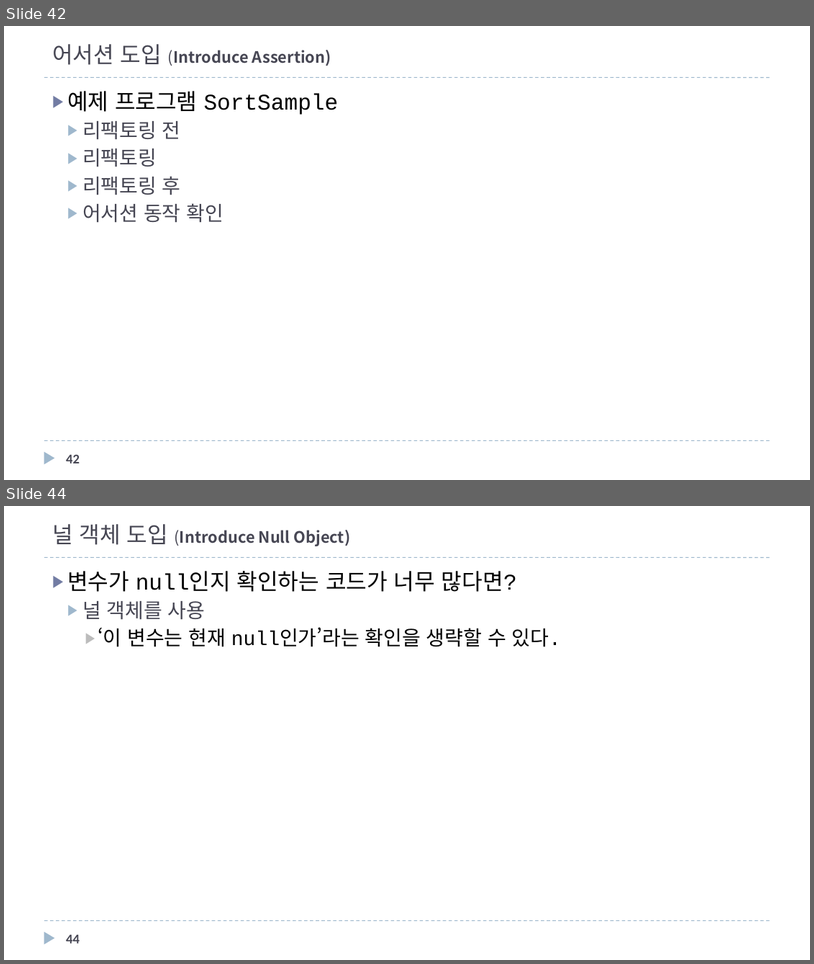
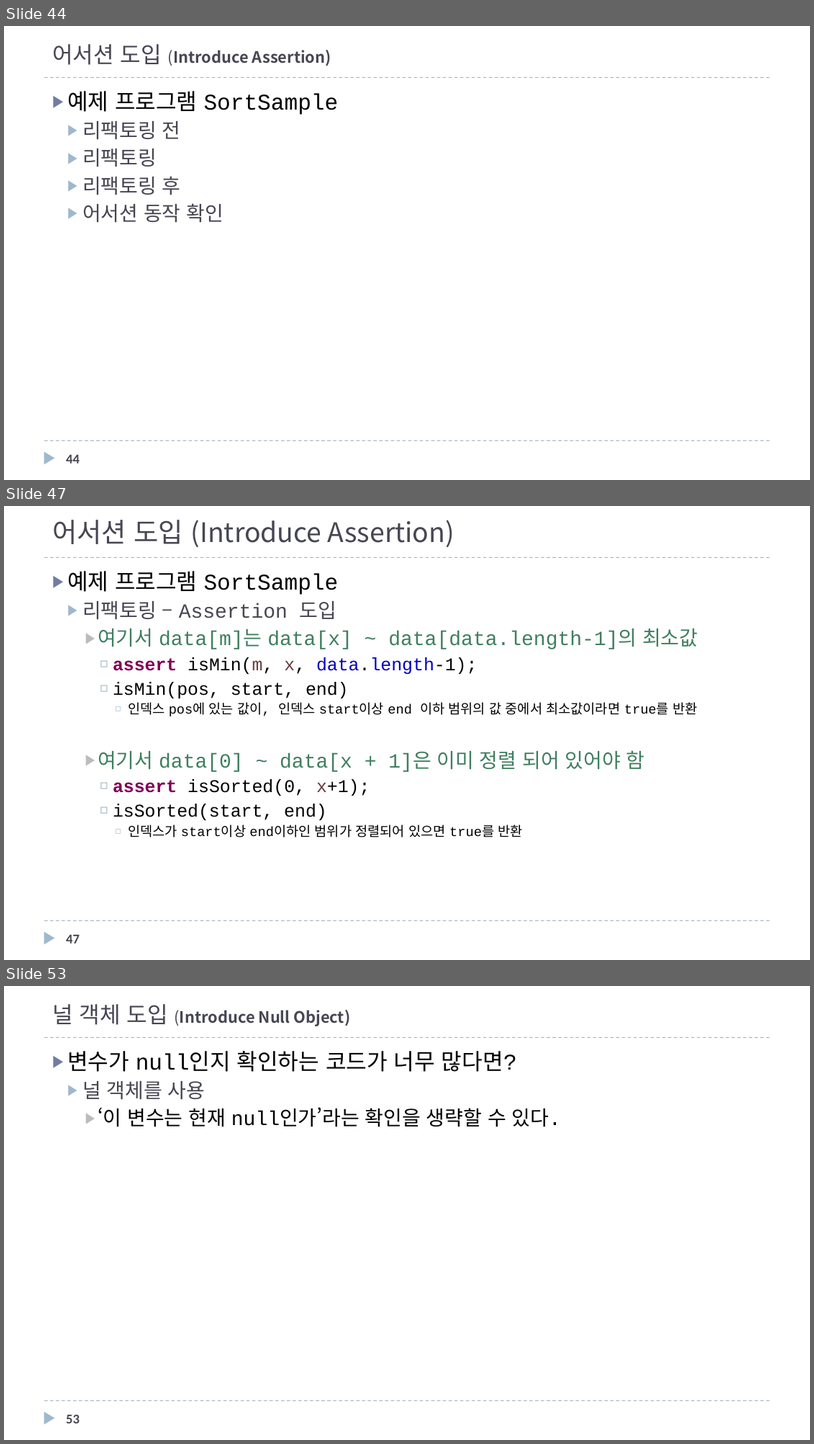
Before and after one commit to mkgungor/refactoring_java, a slide deck: ppt/자바로 배우는 리팩토링 입문.pptx. Shown one above the other, each under a label of ours: slides 42 and 44 before the commit, slides 44, 47 and 53 after it; the slides between them are not shown. The pictures are 814x964 and 814x1444 pixels, drawn with LibreOffice and Linux fonts; fonts in the diff are those of the drawing. Boxes give left, top, right and bottom in pixels: in the first picture for what was removed or moved away, otherwise in the second. Text is boxed around its words. In the diff, an @@ line names an element or a change of style, - is before the commit and + after.

```diff
--- a/ppt/자바로 배우는 리팩토링 입문.pptx
+++ b/ppt/자바로 배우는 리팩토링 입문.pptx
@@ slide 47 added at box(4, 506, 810, 960), background #FFFFFF; not listed: 3 template elements that a slide beside it also shows @@
@@ title added at box(52, 520, 455, 547), 24 pt, text #464653 @@
+어서션 도입 (Introduce Assertion)
@@ text added at box(67, 571, 698, 837), 16 pt, text #000000 @@
+▶ 예제 프로그램 SortSample
+  ▶ 리팩토링 – Assertion 도입
+    ▶ 여기서 data[m]는 data[x] ~ data[data.length-1]의 최소값
+      ◻ assert isMin(m, x, data.length-1);
+      ◻ isMin(pos, start, end)
+        ◻ 인덱스 pos에 있는 값이, 인덱스 start이상 end 이하 범위의 값 중에서 최소값이라면 true를 반환
+    ▶ 여기서 data[0] ~ data[x + 1]은 이미 정렬 되어 있어야 함
+      ◻ assert isSorted(0, x+1);
+      ◻ isSorted(start, end)
+        ◻ 인덱스가 start이상 end이하인 범위가 정렬되어 있으면 true를 반환
@@ page number added at box(66, 934, 80, 943), 12 pt, text #464653, bold @@
+47
@@ what was slide 42 is now slide 44 @@
@@ page number at box(66, 454, 80, 463): text changed @@
-42
+44
@@ what was slide 44 is now slide 53 @@
@@ page number at box(66, 1414, 80, 1423): text changed @@
-44
+53
```
Also in this commit, not shown: 7 slides changed, 9 other slides added, 1 slide removed, 5 other files.
